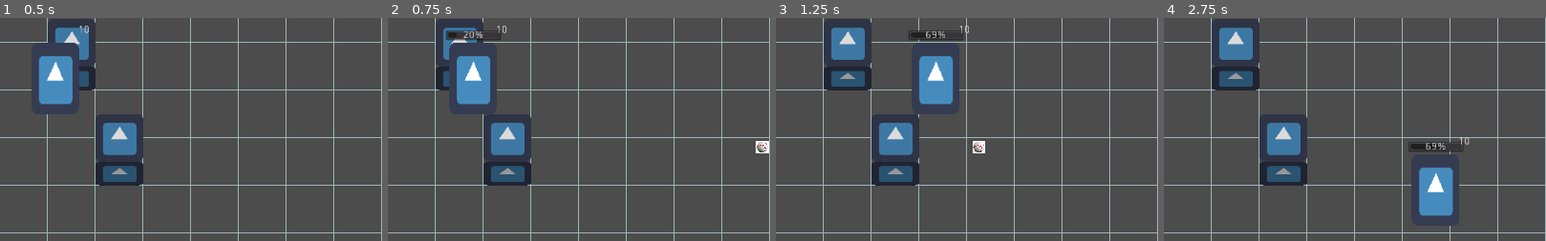
Above: before the commit, frames 1-4 (left to right).
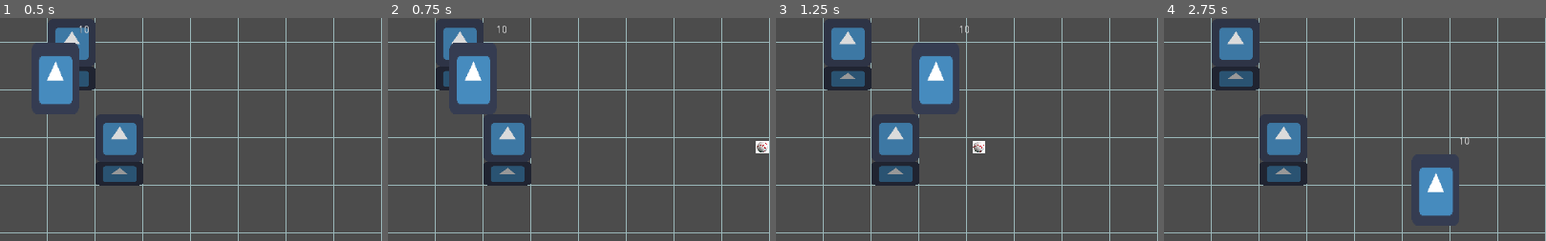
Above: after the commit, the same moments.

Repository: reidbhuntley/snowfort
Game: Godot game, scene res://Scenes/Main.tscn
The game is run twice, just before and just after one commit, with the same random seed, the same clock (stepped at 60 frames per second) and the same inputs. The engine's default icon, where the game draws it, is replaced by a stand-in: a white triangle on a blue panel in a dark square.
Inputs (mouse positions are % of the whole screen's width and height, from its top left):
- Up to frame 1 (0.5 s): no input
- Up to frame 2 (0.75 s): move the mouse to (72, 45) at 0.52 s; hold D (move_right) from 0.53 s (still down); hold E (build_wall) from 0.53 s (still down)
- Up to frame 3 (1.25 s): keep holding D (move_right); keep holding E (build_wall); tap Space (ui_select) at 0.77, 0.8, 1.07 s
- Up to frame 4 (2.75 s): move the mouse to (30, 55) at 1.27 s; release D (move_right) at 1.28 s; release E (build_wall) at 1.28 s; hold S (move_down) 1.28-2.03 s; tap Space (ui_select) at 1.35, 1.52, 1.82, 2.3 s; tap E (build_wall) at 1.55 s; move the mouse to (60, 28) at 2.02 s; hold D (move_right) from 2.03 s (still down); hold E (build_wall) from 2.03 s (still down)
The pictures show only the part of the screen within x 0-50%, y 5-55%; the shares and areas given below are measured in that part.

Frame 1 is identical in both runs. In frame 2, 0.5% of the frame differs, in the area x 15-30%, y 5-11%; in frame 3, 0.3%; in frame 4, 0.4%.

Commit message:
Fixed making walls while moving
Can no longer build walls or replenish snowballs while moving

Diff:
--- a/Scenes/Player/Player.gd
+++ b/Scenes/Player/Player.gd
@@ -29,6 +29,8 @@
 
 	if input_vector != Vector2.ZERO:
 		velocity = SPEED * input_vector
+		reset_snowball_build()
+		reset_wall_build()
 	else:
 		velocity = Vector2.ZERO
 
@@ -39,9 +41,11 @@
 func _process(delta):
 	get_node("Label").set_text(str(snowballs))
 
+	if Input.is_action_just_pressed("ui_select"):
+		progress_bar.show()
+
 	if Input.is_action_pressed("ui_select"):
 		build_snowball_progress += delta
-		progress_bar.show()
 		progress_bar.value = build_snowball_progress
 		if(build_snowball_progress >= BUILD_SNOWBALL_TIME):
 			snowballs = snowballs + 1
@@ -55,9 +59,11 @@
 			fire()
 			snowballs = snowballs - 1
 
+	if Input.is_action_just_pressed("build_wall"):
+		progress_bar.show()
+
 	if Input.is_action_pressed("build_wall"):
 		build_wall_progress += delta
-		progress_bar.show()
 		progress_bar.value = build_wall_progress
 		if(build_wall_progress >= BUILD_WALL_TIME):
 			build_wall()
